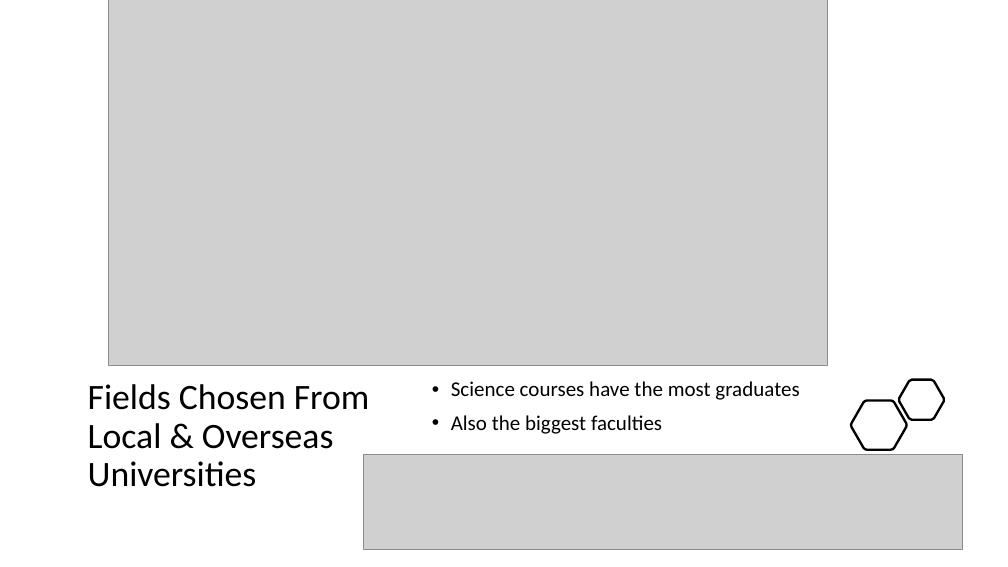
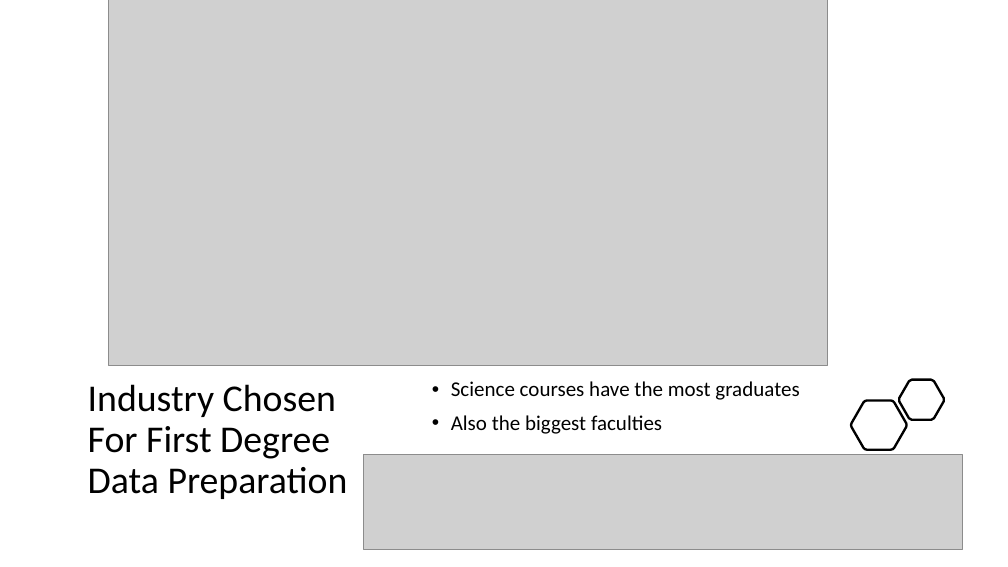
Before and after one commit to jurgen-tan-git/PDS-Assignments, a slide deck: slide 5 of Assignment 2/JurgenTan_CA2.pptx (slide 13 before the commit). Drawn at 1008x567 pixels with LibreOffice and Linux fonts; fonts in the diff are those of the drawing; grey boxes stand for pictures. Boxes give left, top, right and bottom in pixels: in the first picture for what was removed or moved away, otherwise in the second. Text is boxed around its words. In the diff, an @@ line names an element or a change of style, - is before the commit and + after.

```diff
--- a/Assignment 2/JurgenTan_CA2.pptx
+++ b/Assignment 2/JurgenTan_CA2.pptx
@@ title at <box>88,384,348,499</box>: text changed; size 34 to 36 pt @@
-Fields Chosen From Local & Overseas Universities
+Industry Chosen For First Degree Data Preparation
```
Also in this commit, not shown: 13 other slides changed, 1 slide added, 1 slide removed, 32 other files.
